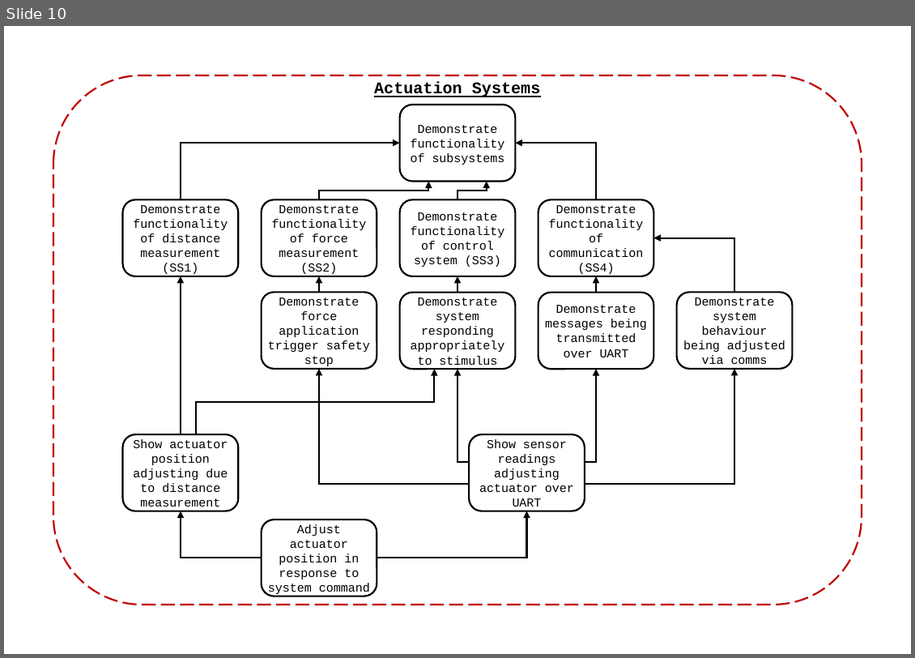
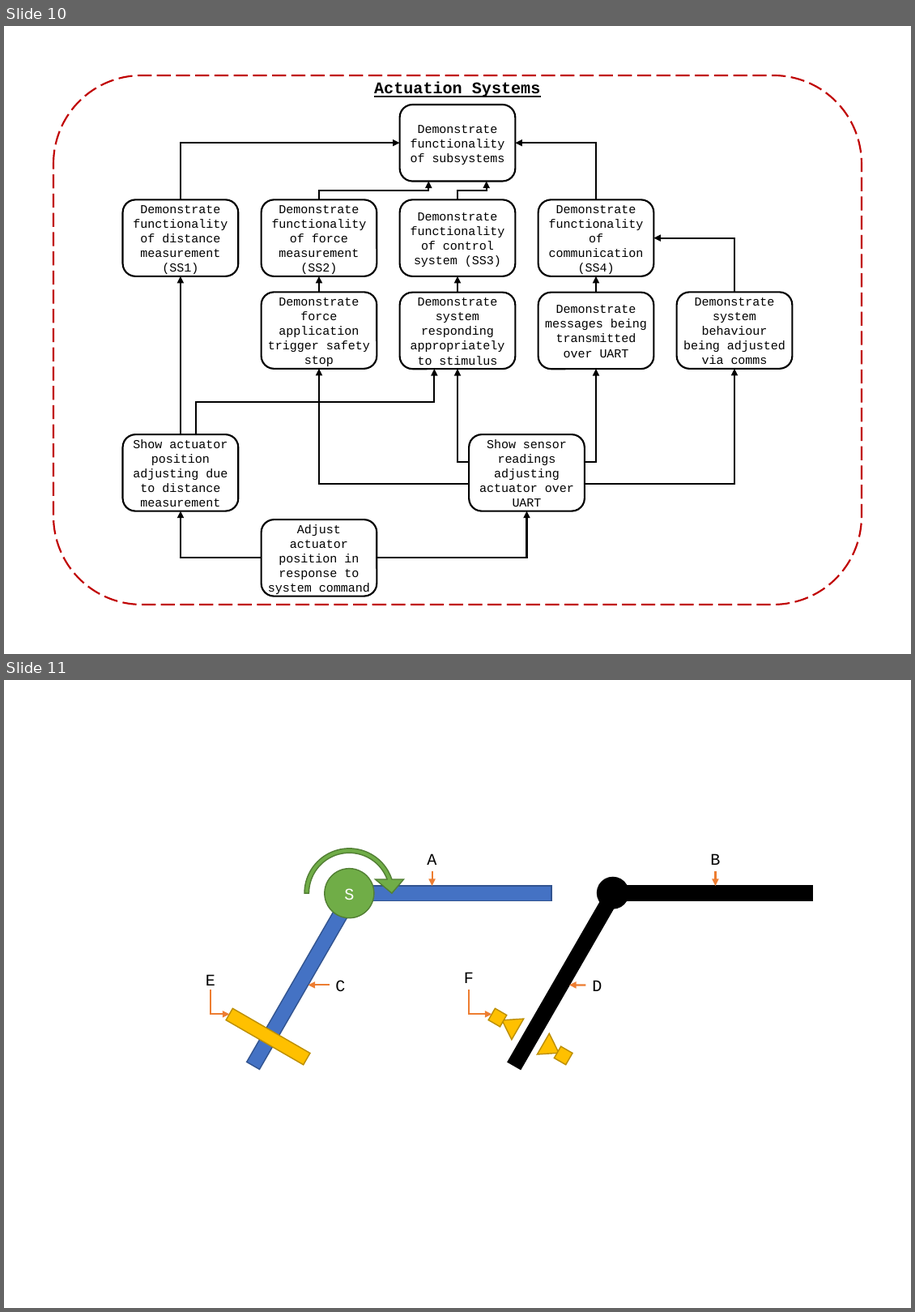
Before and after one commit to samuelwilliams413/METR4901, a slide deck: Documentation/FuncDecomp.pptx. Shown one above the other, each under a label of ours: slide 10 before the commit, slides 10 and 11 after it. The pictures are 915x658 and 915x1312 pixels, drawn with LibreOffice and Linux fonts; fonts in the diff are those of the drawing. Boxes give left, top, right and bottom in pixels: in the first picture for what was removed or moved away, otherwise in the second. Text is boxed around its words. In the diff, an @@ line names an element or a change of style, - is before the commit and + after.

```diff
--- a/Documentation/FuncDecomp.pptx
+++ b/Documentation/FuncDecomp.pptx
@@ slide 11 added at [4, 680, 911, 1308], background #FFFFFF @@
@@ circular arrow added at [293, 836, 407, 951], fill #70AD47, outline #538035 1 pt @@
@@ rounded rectangle added at [346, 846, 520, 871], 14 pt, text #000000 @@
+A
@@ rounded rectangle added at [629, 846, 803, 871], 14 pt, text #000000 @@
+B
@@ ellipse added at [325, 869, 374, 918], fill #70AD47, outline #538035 1 pt, 14 pt, text #FFFFFF @@
+S
@@ arrow added from (432, 871) to (432, 886), #ED7D31 1.5 pt @@
@@ arrow added from (716, 871) to (716, 886), #ED7D31 1.5 pt @@
@@ rectangle added at [246, 893, 357, 1070], fill #4472C4, outline #325491 1 pt @@
@@ rectangle added at [357, 886, 552, 901], fill #4472C4, outline #325491 1 pt @@
@@ rectangle added at [508, 893, 619, 1070], fill #000000, outline #000000 1 pt @@
@@ ellipse added at [598, 878, 629, 908], fill #000000, outline #000000 1 pt @@
@@ rectangle added at [618, 886, 813, 901], fill #000000, outline #000000 1 pt @@
@@ rounded rectangle added at [189, 969, 233, 989], 14 pt, text #000000 @@
+E
@@ rounded rectangle added at [457, 965, 480, 989], 14 pt, text #000000 @@
+F
@@ elbow arrow added from (211, 989) to (229, 1015), #ED7D31 1.5 pt @@
@@ arrow added from (330, 985) to (308, 985), #ED7D31 1.5 pt @@
@@ rounded rectangle added at [330, 974, 351, 997], 14 pt, text #000000 @@
+C
@@ elbow arrow added from (469, 989) to (492, 1015), #ED7D31 1.5 pt @@
@@ arrow added from (586, 985) to (569, 985), #ED7D31 1.5 pt @@
@@ rounded rectangle added at [586, 976, 609, 994], 14 pt, text #000000 @@
+D
@@ rectangle added at [226, 1008, 310, 1065], fill #FFC000, outline #BD8E00 1 pt @@
@@ group added at [489, 1008, 573, 1066]: 2 triangles, 2 rectangles @@
```
Also in this commit, not shown: 1 other slide added, 1 other file.
